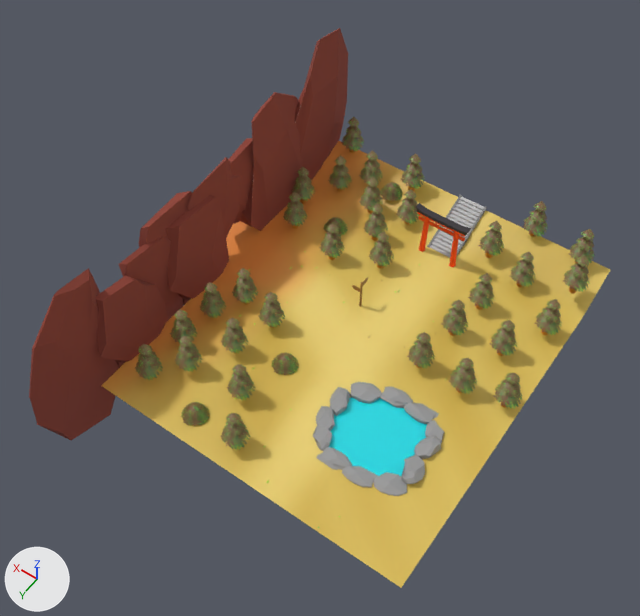
The FBX model Assets/FBX/StoryMomotaro/Forest/Forest.fbx: old version first, new version second.
Both versions are drawn from a 50 mm camera at (-29.7, 43.1, 76.1) aimed at (2.7, -2.2, 4.8). Arrows for +X, +Y and +Z are at lower left; the lights stay in place. Where no turn or scale is listed for an object, it has been applied to the vertices.

Objects in the first picture: 'Armrest.004', 'Torii', 'Tree_SE02', 'city.006', 'pond', 'rock04.019', 'rock04.030', 'rock04.031'.
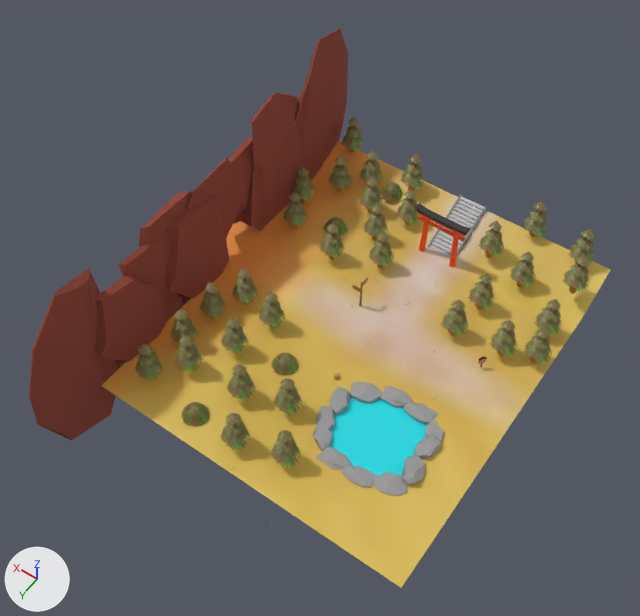
Where the newer file only moved an object's origin or applied its transform, the numbers keep the older frame.

Where the change shows, as pixel boxes [x1, y1, x2, y2] in the pictures (640 x 616 px; the box of a moved part takes in the faces that stretch with it):
'city.006', surface changed (yellow to beige): [219, 193, 558, 531] in both
'Tree_SE02', reshaped: before [135, 117, 595, 450]; after [135, 117, 595, 467]
'SE02_street signs', added: after [478, 357, 487, 367]
part 1 of me_cylinder_046, moved or reshaped: before [459, 358, 474, 370]; after [281, 378, 295, 391]
part 2 of me_cylinder_046, moved or reshaped: before [456, 364, 475, 382]; after [279, 386, 298, 403]
part 3 of me_cylinder_046, moved or reshaped: before [449, 370, 477, 394]; after [274, 391, 302, 415]
part 4 of me_cylinder_046, moved or reshaped: before [416, 332, 431, 344]; after [277, 430, 292, 444]
part 5 of me_cylinder_046, moved or reshaped: before [414, 340, 432, 357]; after [276, 435, 296, 456]
part 6 of me_cylinder_046, moved or reshaped: before [407, 345, 435, 368]; after [271, 442, 301, 467]
part 7 of me_cylinder_046, moved or reshaped: before [505, 373, 520, 385]; after [536, 328, 550, 339]
part 8 of me_cylinder_046, moved or reshaped: before [501, 379, 521, 397]; after [531, 334, 550, 352]
part 9 of me_cylinder_046, moved or reshaped: before [493, 384, 522, 409]; after [524, 339, 552, 364]

The change, as a list of edits to the scene's bpy script:
```text
Add img_forest03_png:
    img_forest03_png = load_image('forest03.png', '_unpacked/forest03.png', 1024, 1024, 'sRGB')
Add img_lantern_png:
    img_lantern_png = load_image('lantern.png', '_unpacked/lantern.png', 1024, 1024, 'sRGB')
Change mat_forest02:
    mat_forest02.texture: img_forest_png -> img_forest03_png  # with its transparency
Add mat_lantern_001:
    mat_lantern_001 = principled_material('lantern.001')
    mat_lantern_001.texture = img_lantern_png  # with its transparency
    mat_lantern_001.roughness = 1.0
Change me_cylinder_046:
    where me_cylinder_046.from_pydata(...)  # 2016 vertices, 1568 faces; spans x -34.8..1.7, y -49.8..-7.1, z -0.1..7.5
    used by ob_tree_se02; location = (15.9, 21.7, 0.0)
    me_cylinder_046 part 1: the loose piece of 13 vertices spanning x -29.5..-27.8, y -27.6..-25.9, z 4.4..5.7 is moved by (12.8, 12.0, 0.0)
    me_cylinder_046 part 2: the loose piece of 13 vertices spanning x -29.9..-27.4, y -28.0..-25.5, z 2.9..4.7 is moved by (12.8, 12.0, 0.0)
    me_cylinder_046 part 3: the loose piece of 13 vertices spanning x -30.3..-27.1, y -28.4..-25.1, z 1.5..4.0 is moved by (12.8, 12.0, 0.0)
    me_cylinder_046 part 4: the loose piece of 13 vertices spanning x -24.5..-22.9, y -27.8..-26.1, z 4.4..5.7 is moved by (4.5, 16.9, 0.0)
    me_cylinder_046 part 5: the loose piece of 13 vertices spanning x -24.9..-22.5, y -28.2..-25.7, z 2.9..4.7 is moved by (4.5, 16.9, 0.0)
    me_cylinder_046 part 6: the loose piece of 13 vertices spanning x -25.3..-22.1, y -28.5..-25.3, z 1.5..4.0 is moved by (4.5, 16.9, 0.0)
    me_cylinder_046 part 7: the loose piece of 13 vertices spanning x -34.0..-32.3, y -28.7..-27.0, z 4.4..5.7 is moved by (0.1, -6.5, 0.0)
    me_cylinder_046 part 8: the loose piece of 13 vertices spanning x -34.4..-31.9, y -29.1..-26.6, z 2.9..4.7 is moved by (0.1, -6.5, 0.0)
    me_cylinder_046 part 9: the loose piece of 13 vertices spanning x -34.8..-31.5, y -29.4..-26.2, z 1.5..4.0 is moved by (0.1, -6.5, 0.0)
Add me_cube_040:
    me_cube_040.from_pydata(...)  # 112 vertices, 102 faces; spans x -0.35..0.36, y -0.38..0.39, z -0.63..1.18
    me_cube_040.materials.append(mat_lantern_001)  # picture img_lantern_png
Add ob_se02_street_signs:
    ob_se02_street_signs = bpy.data.objects.new('SE02_street signs', me_cube_040)
    ob_se02_street_signs.location = (-13.1, -8.7, 0.6)
```
